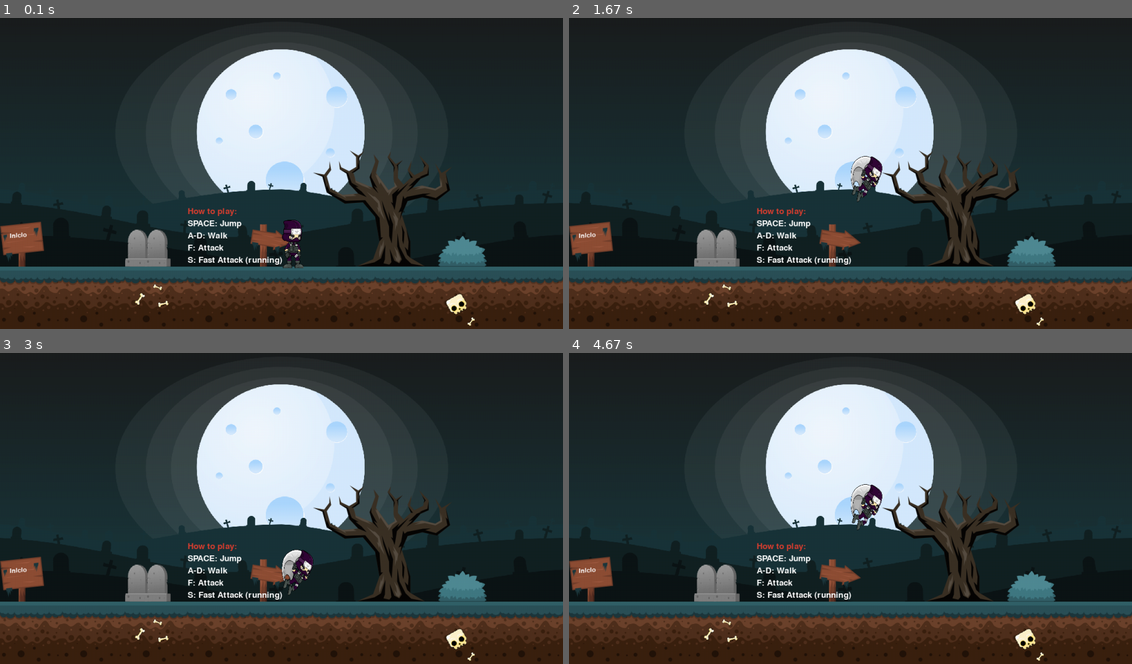
Above: before the commit, frames 1-4 (two rows, left to right).
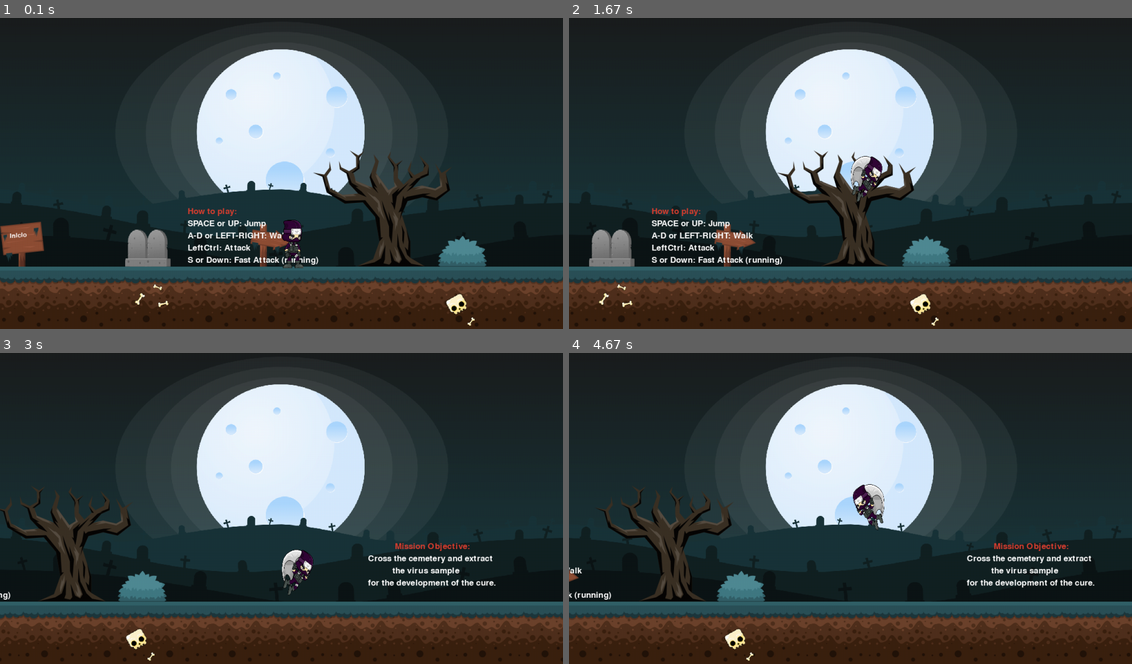
Above: after the commit, the same moments.

Repository: LuisHenriqueDaSilv/2dgamewithpygame
Game: pygame game, started from main.py
Two runs of this game, one before a commit and one after it. Both use one fixed random seed, a clock stepped at 60 frames per second and the inputs below.
Inputs:
- Up to frame 1 (0.1 s): no input
- Up to frame 2 (1.67 s): hold Space 0.33-0.8 s; hold Right 0.33-0.8 s; hold Ctrl 0.83-1.3 s; hold Right 0.83-1.3 s; tap Space at 0.9, 1.2 s
- Up to frame 3 (3 s): no input
- Up to frame 4 (4.67 s): hold S 3.4-3.87 s; tap Space at 3.47, 3.77, 3.97, 4.27, 4.4 s; hold Left 3.9-4.3 s; hold Up from 4.33 s (still down)

The runs differ from the first frame. In frame 1, 0.7% of the frame differs, in the area x 33-57%, y 65-80%; in frame 2, 11%; in frame 3, 10%; in frame 4, 12%, in the area x 0-100%, y 42-100%.

Commit message:
Adding controls

Diff:
--- a/gamemap/mapConfig.py
+++ b/gamemap/mapConfig.py
@@ -243,28 +243,28 @@
         "type": "TextLine",
         "xpos": 3*128,
         "ypos": 425,
-        "text":"SPACE: Jump",
+        "text":"SPACE or UP: Jump",
         "color": [255, 255,255]
     },
     {
         "type": "TextLine",
         "xpos": 3*128,
         "ypos": 450,
-        "text":"A-D: Walk",
+        "text":"A-D or LEFT-RIGHT: Walk",
         "color": [255, 255,255]
     },
     {
         "type": "TextLine",
         "xpos": 3*128,
         "ypos": 475,
-        "text":"F: Attack",
+        "text":"LeftCtrl: Attack",
         "color": [255, 255,255]
     },
     {
         "type": "TextLine",
         "xpos": 3*128,
         "ypos": 500,
-        "text":"S: Fast Attack (running)",
+        "text":"S or Down: Fast Attack (running)",
         "color": [255, 255,255]
     },
     {
--- a/sprites/player.py
+++ b/sprites/player.py
@@ -215,7 +215,6 @@
                 self.image = pygame.transform.flip(self.image, True, False)
 
 
-        key = pygame.key.get_pressed()
 
 
         if self.attacking:
@@ -254,8 +253,9 @@
 
             return
 
-
-        if key[pygame.K_d] and not self.sliding and not self.end:
+        key = pygame.key.get_pressed()
+
+        if (key[pygame.K_d] or key[pygame.K_RIGHT]) and not self.sliding and not self.end:
             self.last_button = 'd'
 
             if self.xSpeed < 0:
@@ -263,7 +263,7 @@
 
             if self.xSpeed < 10:
                 self.xSpeed +=1
-        elif key[pygame.K_a] and not self.sliding and not self.end:
+        elif (key[pygame.K_a] or key[pygame.K_LEFT]) and not self.sliding and not self.end:
             self.last_button = 'a'
 
             if self.xSpeed > 0:
@@ -277,7 +277,7 @@
                 self.xSpeed = 0
 
 
-        if key[pygame.K_SPACE]:
+        if key[pygame.K_SPACE] or key[pygame.K_UP]:
             if not falling and not self.attacking and not self.sliding:
                 self.jumping = True
                 self.current_image = 0
@@ -285,7 +285,7 @@
 
         player_speed_in_limit = self.xSpeed == 10 or self.xSpeed == -10
 
-        if key[pygame.K_f]:
+        if key[pygame.K_LCTRL]:
             if not self.attacking and not falling and not self.sliding:
                 self.attacking_sound.play()
                 self.attacking = True
@@ -295,7 +295,7 @@
                     self.rect[0] -= 50
                     self.image = pygame.transform.flip(self.image, True, False)
 
-        elif key[pygame.K_s] and player_speed_in_limit:
+        elif (key[pygame.K_s] or key[pygame.K_DOWN]) and player_speed_in_limit:
             if not self.attacking and not falling and not self.sliding:
                 self.sliding_sound.play()
                 self.current_image = 0
